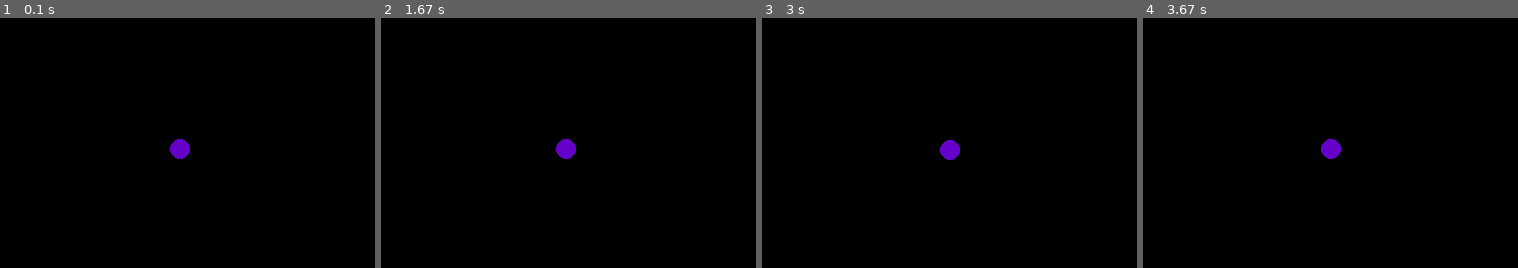
Above: before the commit, frames 1-4 (left to right).
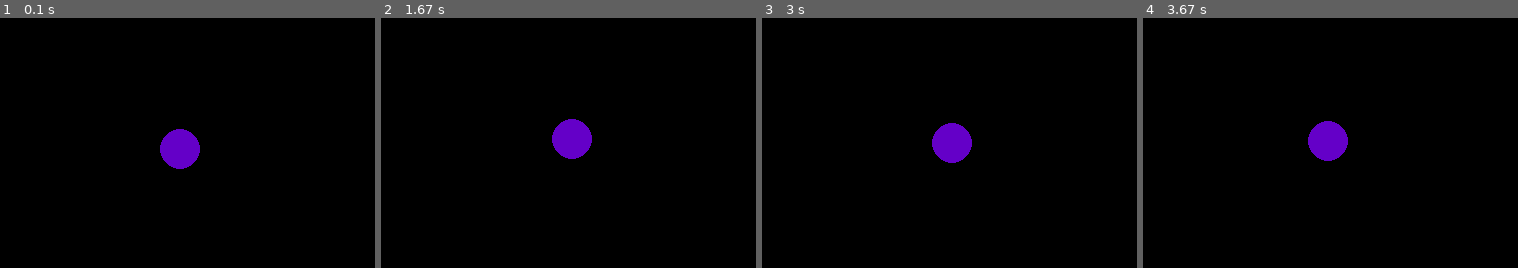
Above: after the commit, the same moments.

Repository: TheJaaju/Python-Kurssi
Game: pygame game, started from Harjoitukset/pygame/pelaaja.py
The game is run twice, just before and just after one commit, with the same random seed, the same clock (stepped at 60 frames per second) and the same inputs.
Inputs:
- Up to frame 1 (0.1 s): no input
- Up to frame 2 (1.67 s): hold W 0.33-0.8 s; hold Right 0.33-0.8 s; hold Right 0.83-1.3 s; hold W 1.33-1.63 s
- Up to frame 3 (3 s): hold Right 1.67-2.13 s; hold A 2.17-2.7 s; hold Down from 2.73 s (still down)
- Up to frame 4 (3.67 s): release Down at 3.03 s; hold A 3.07-3.47 s; hold Up from 3.5 s (still down)
The pictures show only the part of the screen within x 26-76%, y 24-74%; the shares and areas given below are measured in that part.

The runs differ from the first frame. In frame 1, 1.0% of the frame differs, in the area x 42-54%, y 44-61%; in frame 2, 1.0%, in the area x 45-57%, y 40-57%; in frame 3, 1.0%; in frame 4, 1.0%.

Commit message:
Update pelaaja.py

Diff:
--- a/Harjoitukset/pygame/pelaaja.py
+++ b/Harjoitukset/pygame/pelaaja.py
@@ -16,12 +16,12 @@
     def __init__(self, posX, posY):
         self.posX = posX
         self.posY = posY
-        self.playerSpeed = 0.1
+        self.playerSpeed = 0.2
 
 
     #Pelaajan piirto
     def displayPlayer(self):
-        pygame.draw.circle(screen, (100,0,200),(int(self.posX),int(self.posY)), 10)
+        pygame.draw.circle(screen, (100,0,200),(int(self.posX),int(self.posY)), 20)
 
     #Pelaajan liikkuminen eri suuntiin
     def movePlayerDown(self):
@@ -48,30 +48,19 @@
             pygame.quit(0)
             quit()
 
-
+    #Player Controls
     keys = pygame.key.get_pressed()
 
-
-    if event.type == pygame.KEYDOWN:
-        if keys == pygame.K_LEFT or keys == ord('a'):
-            plr.movePlayerLeft
-        if keys == pygame.K_RIGHT or keys == ord('d'):
-            plr.movePlayerRight
-        if keys == pygame.K_UP or keys == ord('w'):
-            plr.movePlayerUp
-        if keys == pygame.K_DOWN or keys == ord('s'):
-            plr.movePlayerDown
-
-    if(keys[pygame.K_UP]):
+    if(keys[pygame.K_w] or keys[pygame.K_UP]):
         plr.movePlayerUp()
-    elif(keys[pygame.K_DOWN]):
+    if(keys[pygame.K_s] or keys[pygame.K_DOWN]):
         plr.movePlayerDown()
-    elif(keys[pygame.K_LEFT]):
+    if(keys[pygame.K_a] or keys[pygame.K_LEFT]):
         plr.movePlayerLeft()
-    elif(keys[pygame.K_RIGHT]):
+    if(keys[pygame.K_d] or keys[pygame.K_RIGHT]):
         plr.movePlayerRight()
 
+    #Rendering
     screen.fill((0,0,0))
-
     plr.displayPlayer()
     pygame.display.update()
